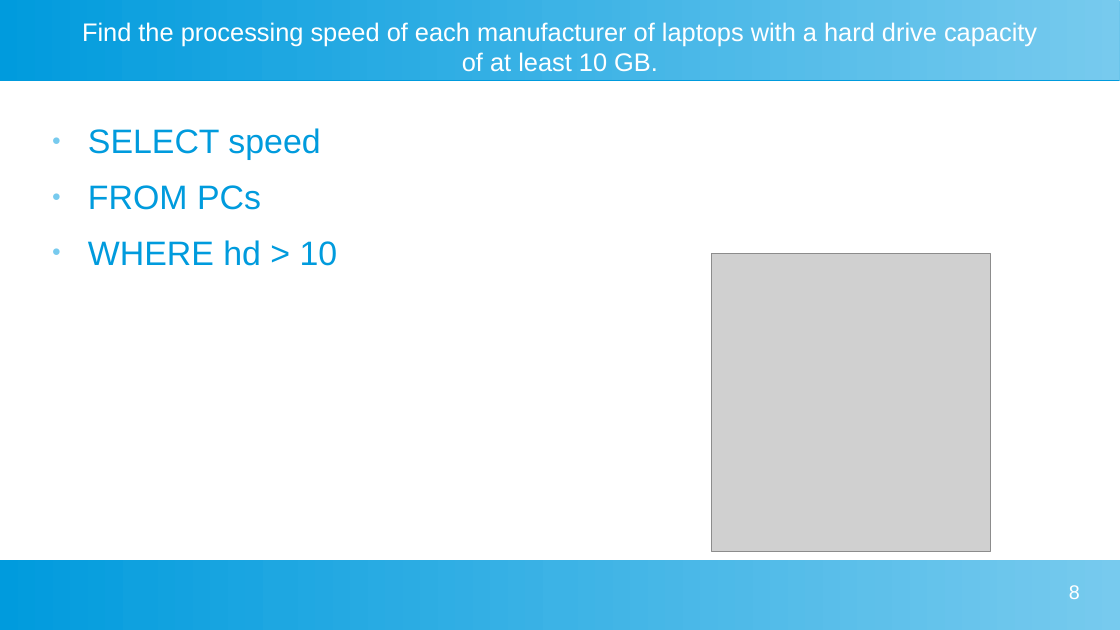
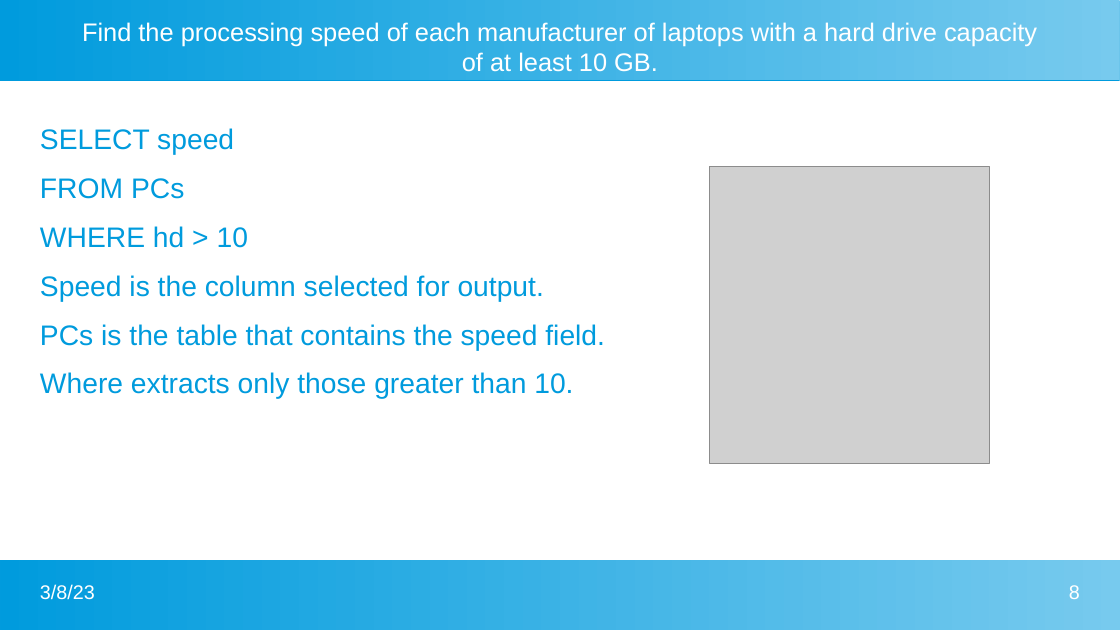
Before and after one commit to ajm1102/Uni-work, a slide deck: slide 8 of Big Data and Data Mining/Presentation/sqlPres.odp. Drawn at 1120x630 pixels with LibreOffice and Linux fonts; fonts in the diff are those of the drawing; grey boxes stand for pictures. Boxes give left, top, right and bottom in pixels: in the first picture for what was removed or moved away, otherwise in the second. Text is boxed around its words. In the diff, an @@ line names an element or a change of style, - is before the commit and + after.

```diff
--- a/Big Data and Data Mining/Presentation/sqlPres.odp
+++ b/Big Data and Data Mining/Presentation/sqlPres.odp
@@ text at (x1=40, y1=128, x2=248, y2=248): size 24 to 20 pt in "SELECT speed", "FROM PCs", "WHERE hd > 10"; bullet ● to none @@
@@ picture moved from (x1=711, y1=254, x2=991, y2=552) to (x1=710, y1=167, x2=990, y2=464) @@
@@ text at (x1=40, y1=275, x2=605, y2=399): paragraphs added @@
+Speed is the column selected for output.
+PCs is the table that contains the speed field.
+Where extracts only those greater than 10.
@@ rectangle removed at (x1=0, y1=560, x2=1120, y2=630) @@
@@ freeform shape added at (x1=0, y1=560, x2=1120, y2=630), fill gradient #77CAEE to #009BDD @@
@@ text added at (x1=40, y1=584, x2=95, y2=600), 14 pt, text #FFFFFF @@
+3/8/23
```
Also in this commit, not shown: 10 other slides changed, 8 other files.
